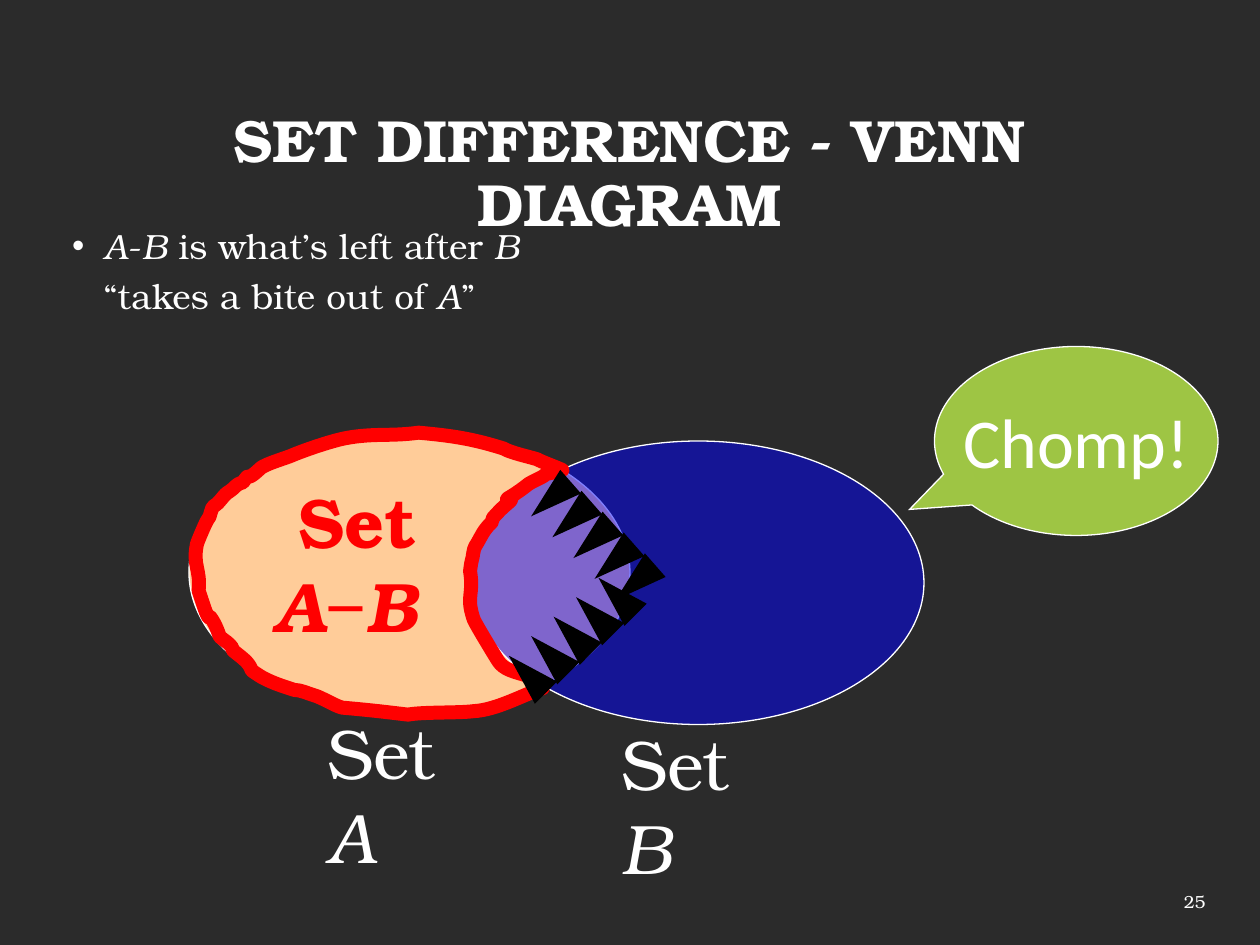
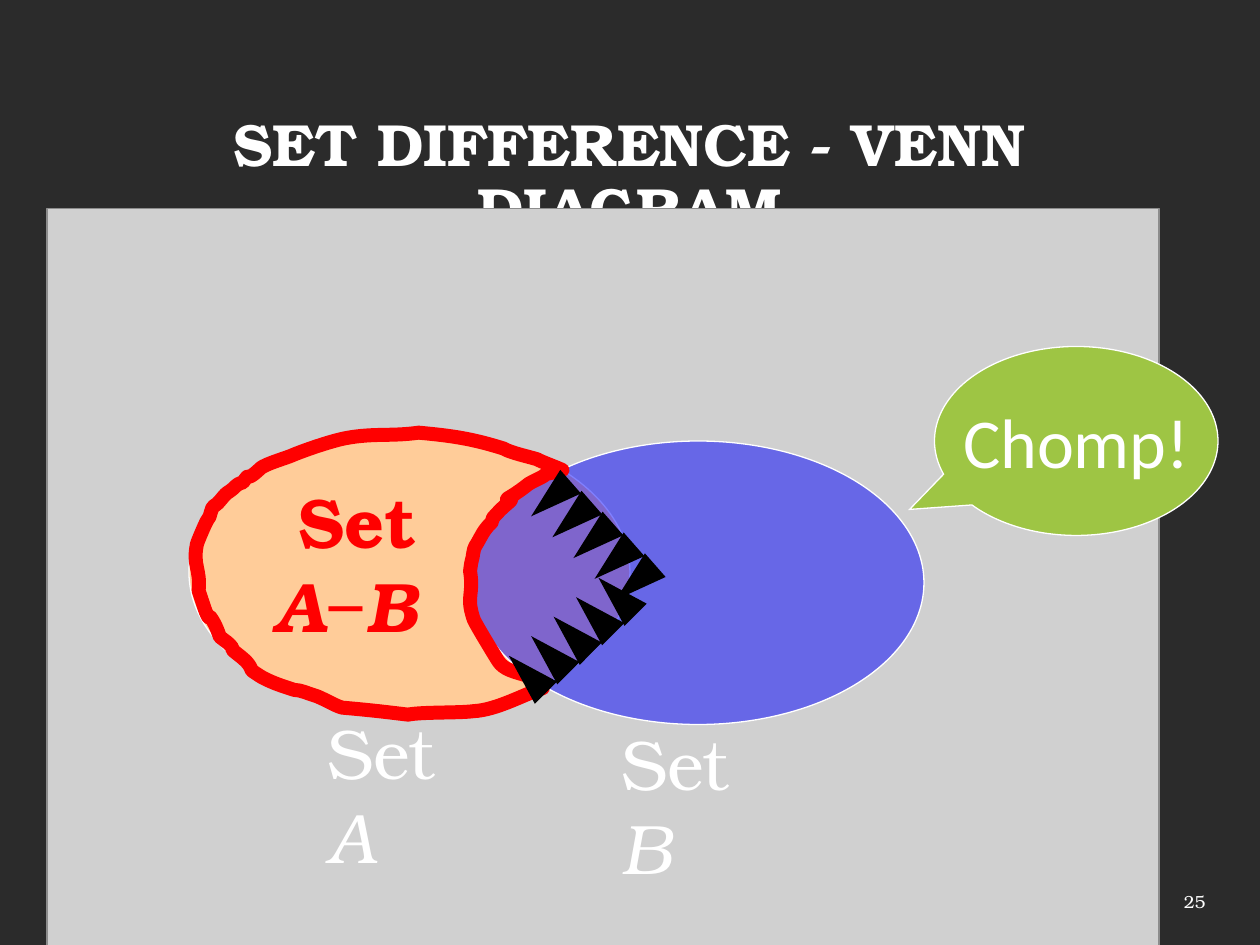
Before and after one commit to Mayooran1987/MC4010_E21, a slide deck: slide 25 of Lect_2.ppt. Drawn at 1260x945 pixels with LibreOffice and Linux fonts; fonts in the diff are those of the drawing; grey boxes stand for pictures; background and template pictures are left out; a plain dark background stands for a picture behind light text. Boxes give left, top, right and bottom in pixels: in the first picture for what was removed or moved away, otherwise in the second. Text is boxed around its words. In the diff, an @@ line names an element or a change of style, - is before the commit and + after.

```diff
--- a/Lect_2.ppt
+++ b/Lect_2.ppt
@@ title "SET DIFFERENCE - VENN DIAGRAM" rewrapped from box(233, 120, 1026, 243) to box(233, 124, 1026, 209) @@
@@ picture added at box(47, 208, 1159, 945) @@
@@ text removed at box(104, 233, 519, 310) @@
-• A-B is what’s left after B
-  “takes a bite out of A”
```
